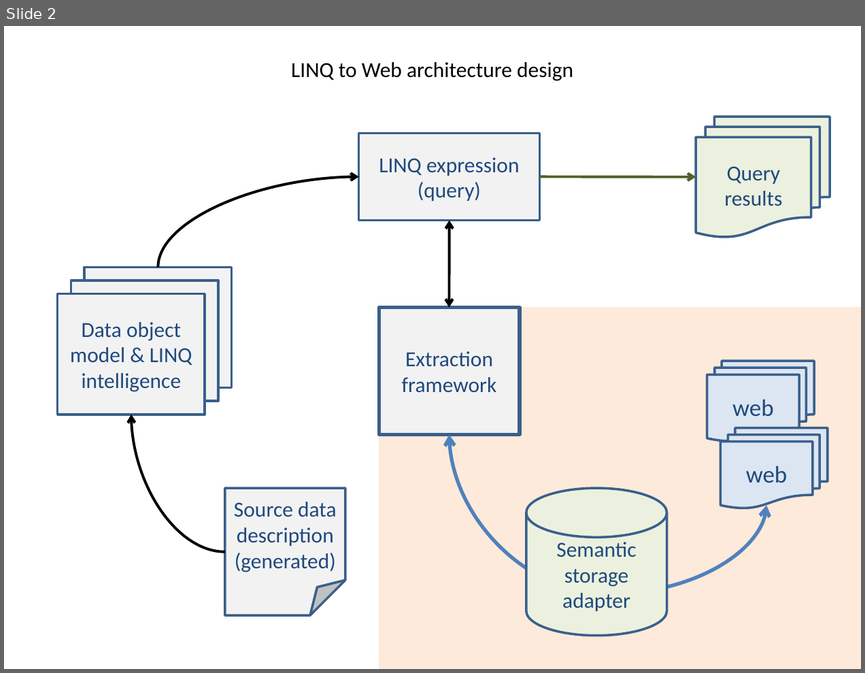
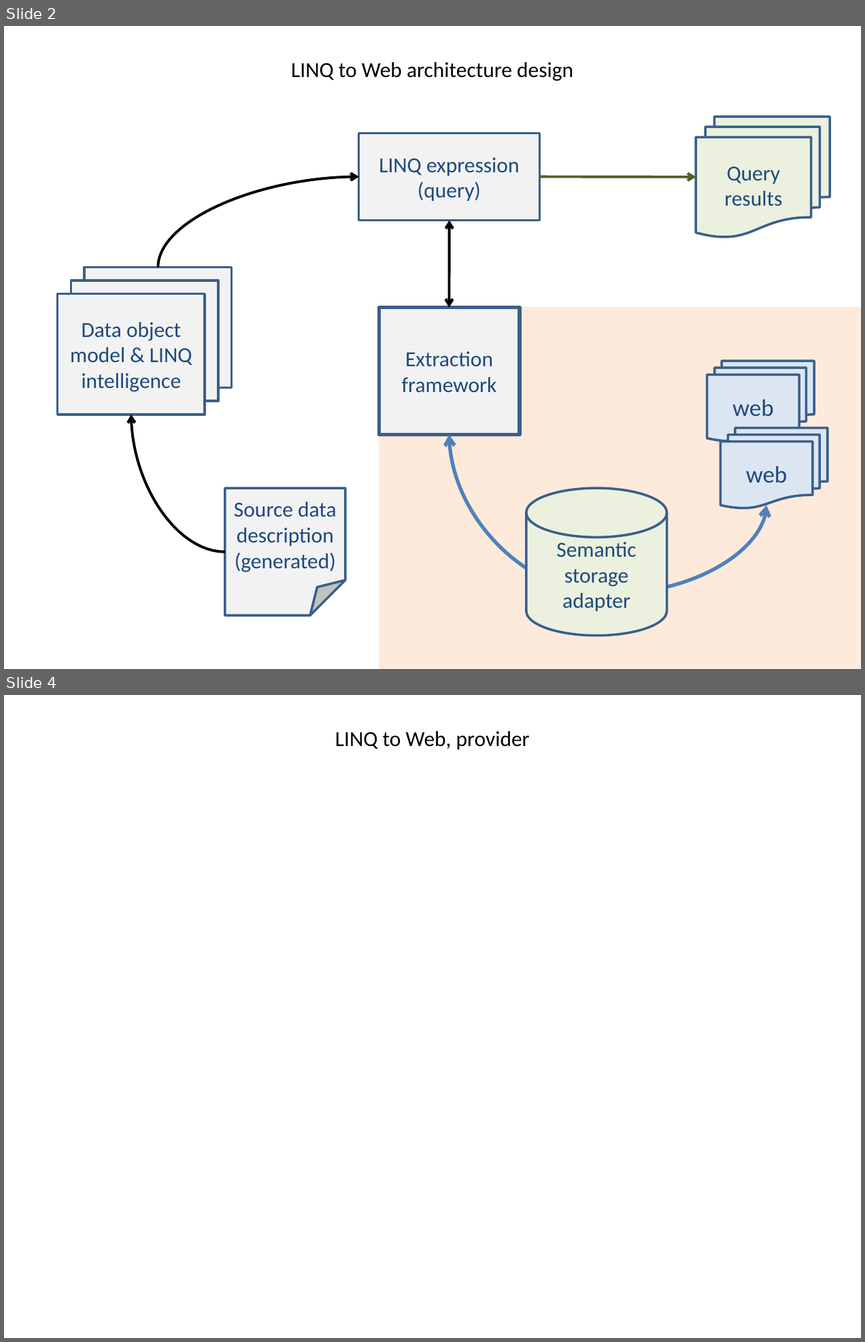
Before and after one commit to ARLM-Attic/linq2web, a slide deck: Documentation/diagrams.pptx. Shown one above the other, each under a label of ours: slide 2 before the commit, slides 2 and 4 after it; the slides between them are not shown. The pictures are 865x673 and 865x1342 pixels, drawn with LibreOffice and Linux fonts; fonts in the diff are those of the drawing. Boxes give left, top, right and bottom in pixels: in the first picture for what was removed or moved away, otherwise in the second. Text is boxed around its words. In the diff, an @@ line names an element or a change of style, - is before the commit and + after.

```diff
--- a/Documentation/diagrams.pptx
+++ b/Documentation/diagrams.pptx
@@ slide 4 added at box(4, 695, 861, 1338), background #FFFFFF @@
@@ title added at box(335, 731, 530, 749), 18 pt, text #000000 @@
+LINQ to Web, provider
```
Also in this commit, not shown: 1 slide changed.
